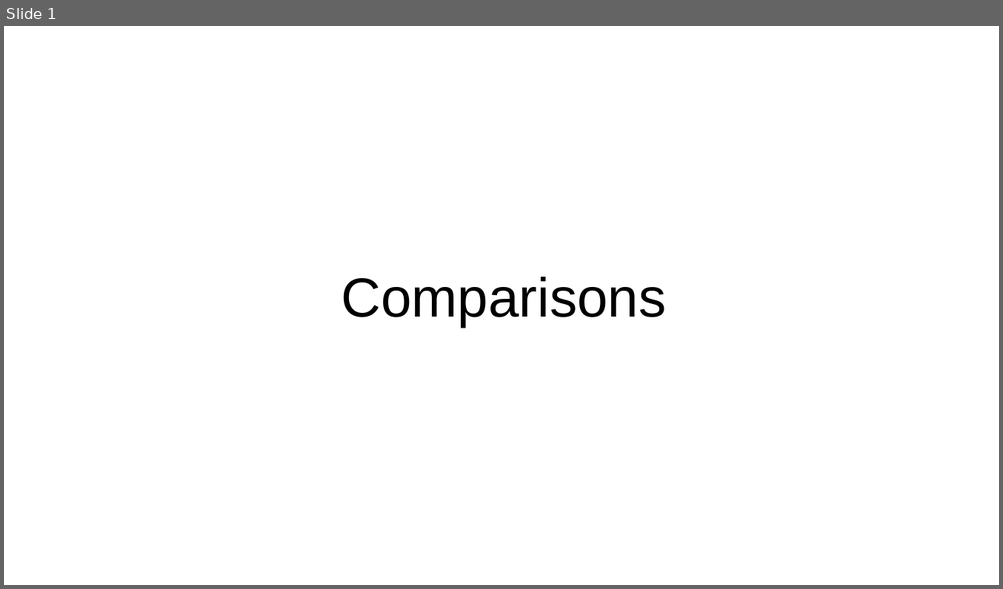
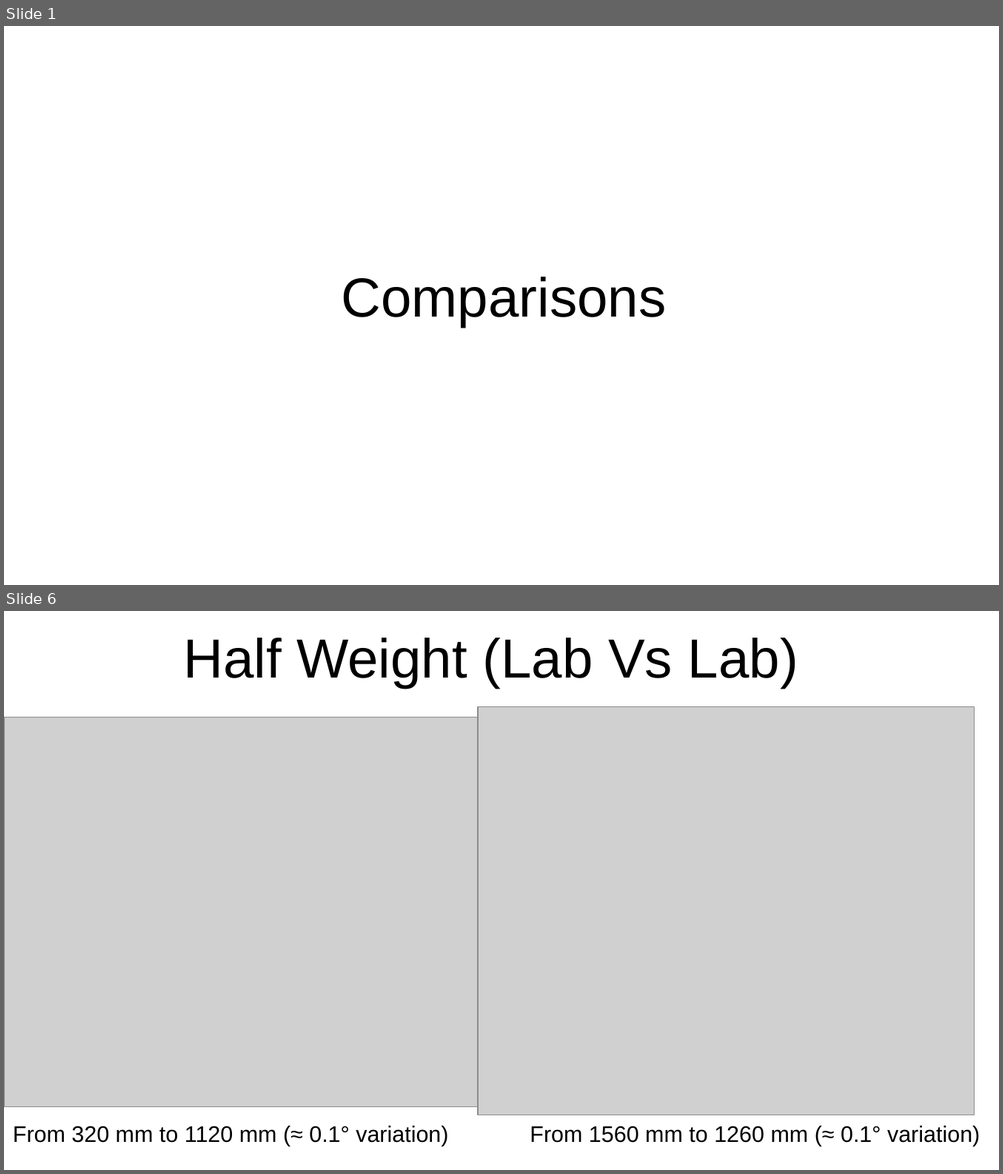
Before and after one commit to AneeshTallam/HiWi_Repository, a slide deck: Robotic arm/Plots/Plot comparisons.odp. Shown one above the other, each under a label of ours: slide 1 before the commit, slides 1 and 6 after it; the slides between them are not shown. The pictures are 1003x589 and 1003x1174 pixels, drawn with LibreOffice and Linux fonts; fonts in the diff are those of the drawing; grey boxes stand for pictures. Boxes give left, top, right and bottom in pixels: in the first picture for what was removed or moved away, otherwise in the second. Text is boxed around its words. In the diff, an @@ line names an element or a change of style, - is before the commit and + after.

```diff
--- a/Robotic arm/Plots/Plot comparisons.odp
+++ b/Robotic arm/Plots/Plot comparisons.odp
@@ slide 6 added at [4,611,999,1170], background #FFFFFF @@
@@ title added at [184,638,798,688], 44 pt, text #000000 @@
+Half Weight (Lab Vs Lab)
@@ picture added at [4,717,478,1108] @@
@@ picture added at [478,706,974,1116] @@
@@ text added at [13,1126,979,1147], 18 pt, text #000000 @@
+From 320 mm to 1120 mm (≈ 0.1° variation) From 1560 mm to 1260 mm (≈ 0.1° variation)
```
Also in this commit, not shown: 2 slides changed, 2 other slides added, 1 other file.
